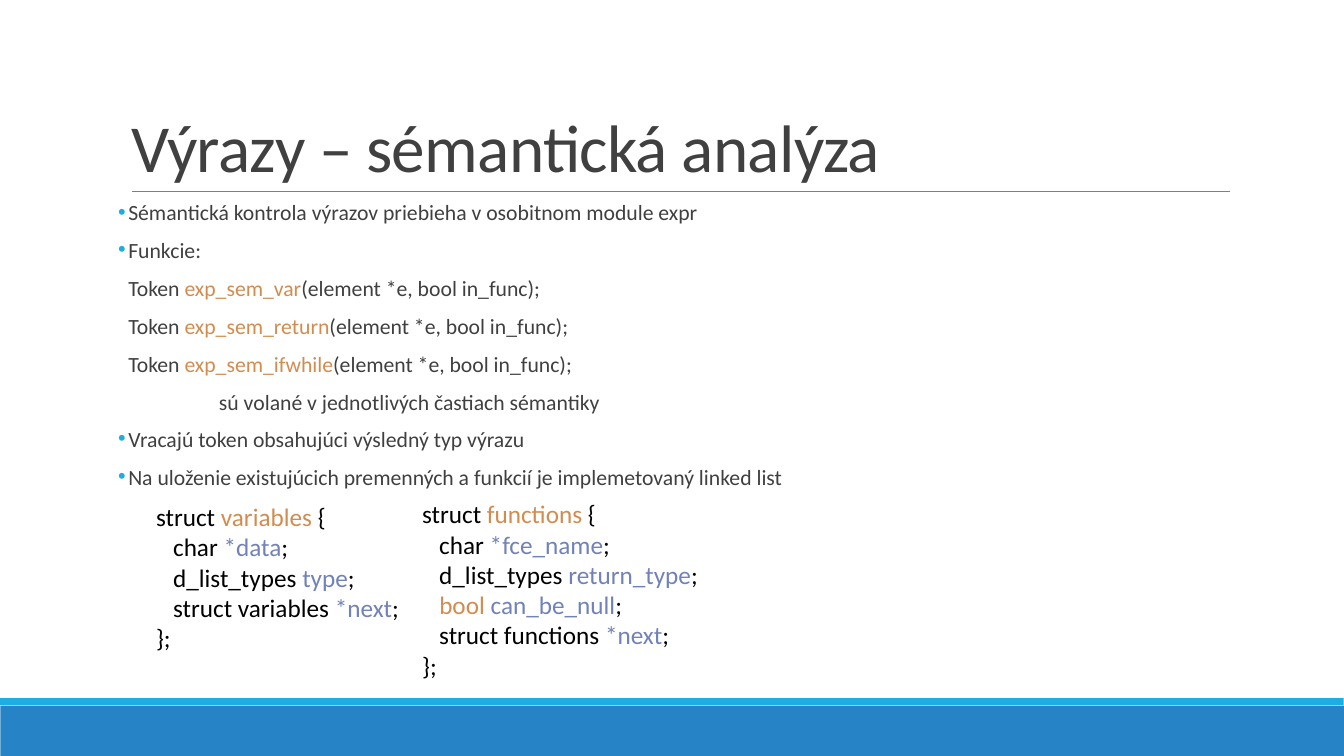
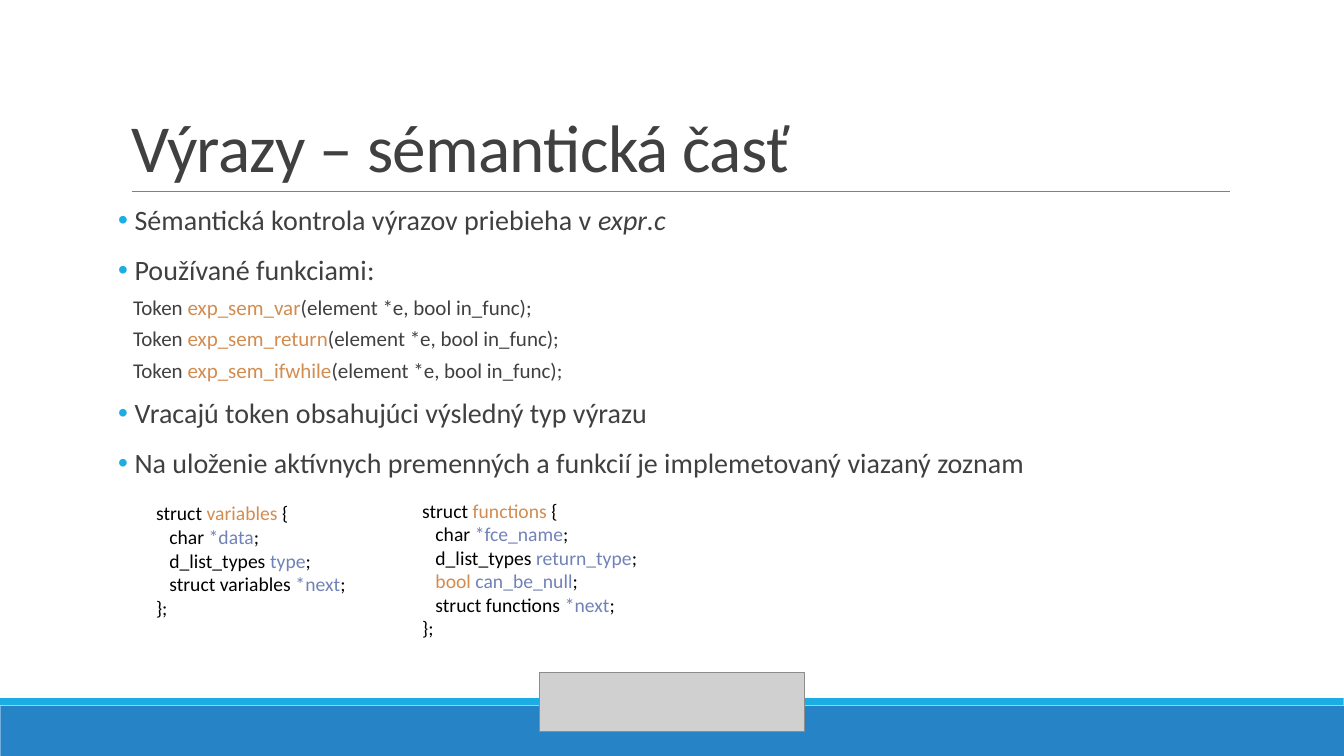
Before and after one commit to MoZZrello/IFJ-Project-2022, a slide deck: slide 11 of docs/IFJ PROJEKT - VARIANTA TRP.pptx (slide 10 before the commit). Drawn at 1344x756 pixels with LibreOffice and Linux fonts; fonts in the diff are those of the drawing; grey boxes stand for pictures. Boxes give left, top, right and bottom in pixels: in the first picture for what was removed or moved away, otherwise in the second. Text is boxed around its words. In the diff, an @@ line names an element or a change of style, - is before the commit and + after.

```diff
--- a/docs/IFJ PROJEKT - VARIANTA TRP.pptx
+++ b/docs/IFJ PROJEKT - VARIANTA TRP.pptx
@@ title at [131,125,790,183]: text changed @@
-Výrazy – sémantická analýza
+Výrazy – sémantická časť
@@ text at [135,210,666,280]: text changed; size 15.5 to 20 pt @@
-• Sémantická kontrola výrazov priebieha v osobitnom module expr
-• Funkcie:
+• Sémantická kontrola výrazov priebieha v expr.c
+• Používané funkciami:
@@ text at [133,300,647,428]: size 15.5 to 15 pt in "Token exp_sem_var(element *e, bool in_func);", "Token exp_sem_return(element *e, bool in_func);", "Token exp_sem_ifwhile(element *e, bool in_func);"; size 15.5 to 20 pt in "Vracajú token obsahujúci výsledný typ výrazu"; line spacing 0.7 to 0.9; less space between paragraphs @@
@@ text at [219,395,600,414]: paragraph removed @@
-sú volané v jednotlivých častiach sémantiky
@@ text at [135,453,1023,478]: text changed; size 15.5 to 20 pt @@
-• Na uloženie existujúcich premenných a funkcií je implemetovaný linked list
+• Na uloženie aktívnych premenných a funkcií je implemetovaný viazaný zoznam
@@ text "struct variables {" at [156,506,345,594]: size 18 to 14 pt @@
@@ text "struct functions {" at [422,504,637,615]: size 18 to 14 pt @@
@@ picture added at [539,673,805,731] @@
```
Also in this commit, not shown: 10 other slides changed, 3 slides added, 1 slide removed.
